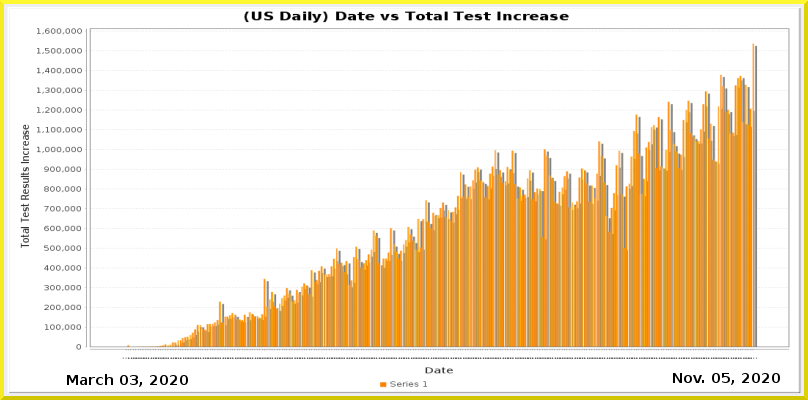
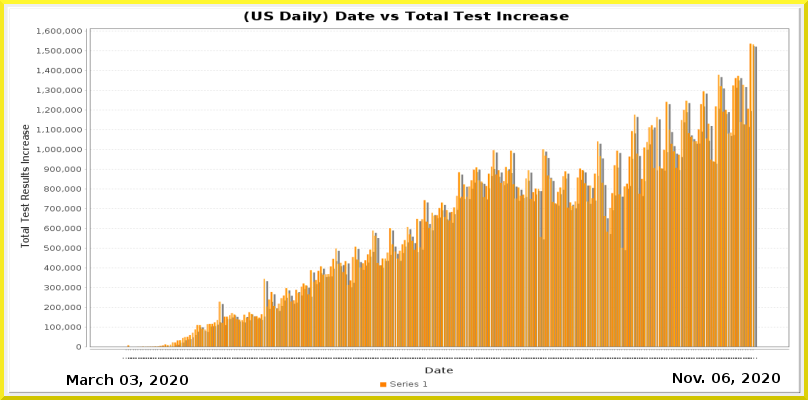
Revision of a layered (808, 400) image; what changed, layer by layer:
painted on "Current Date" over [722, 373, 730, 383]
painted on "Date_vs_TestIncrease.png" over [130, 43, 758, 359]
